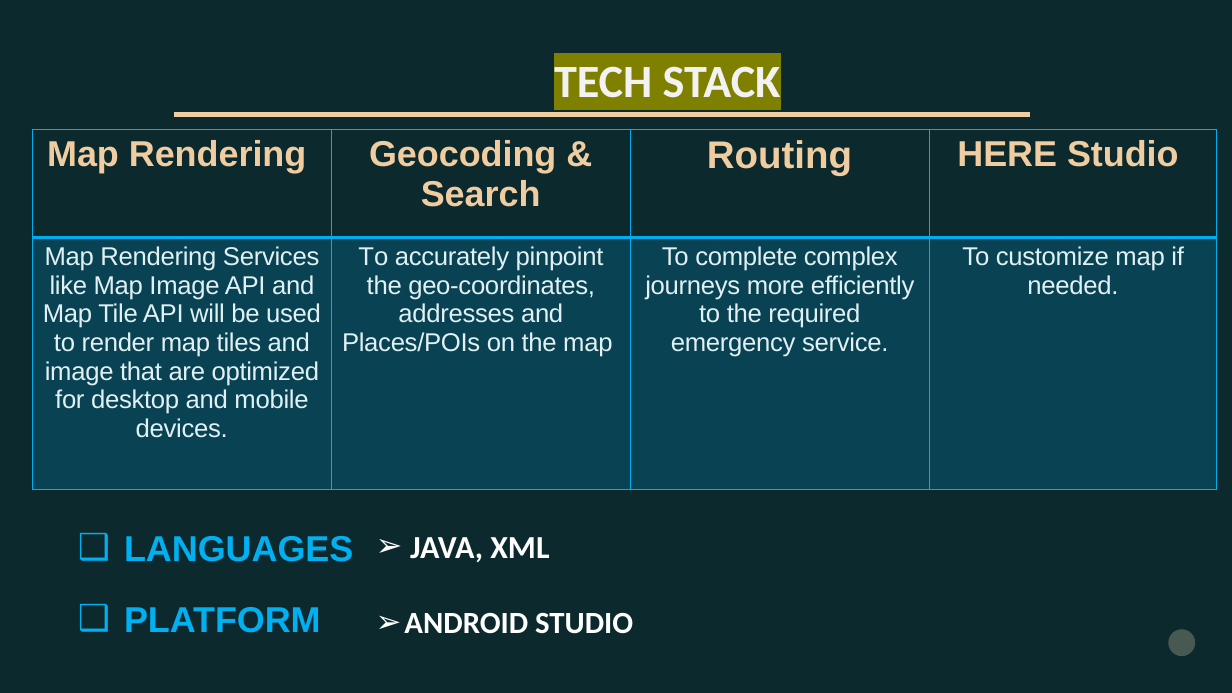
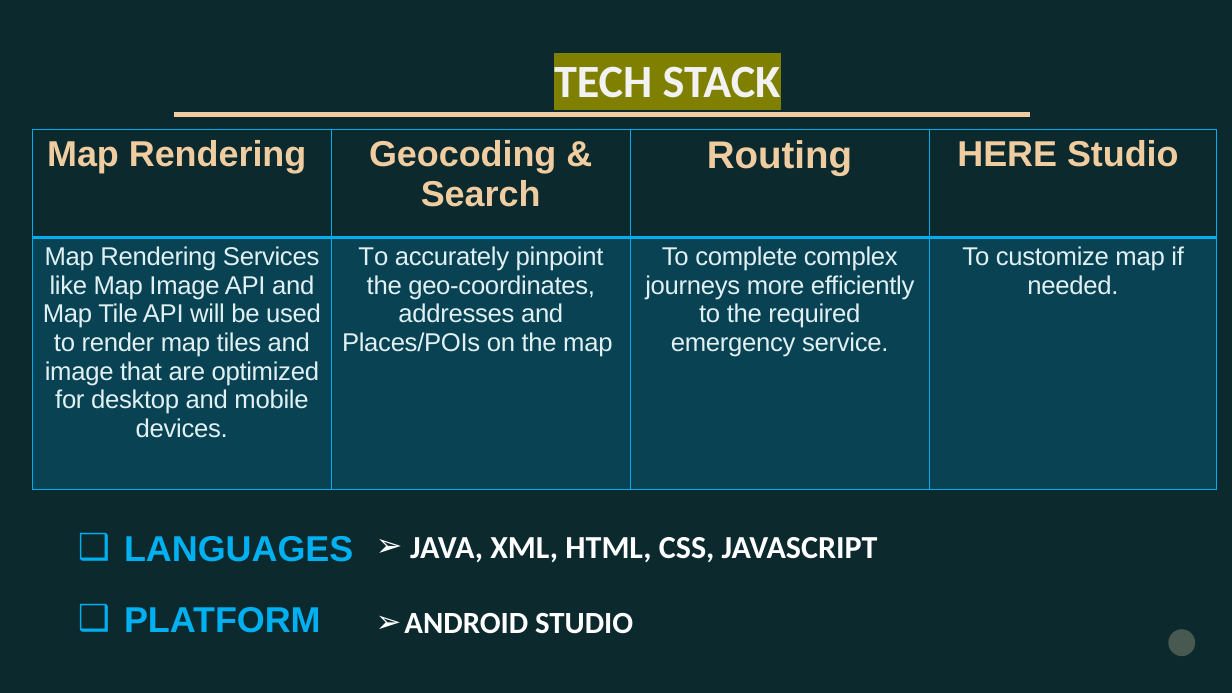
Before and after one commit to Hardik12c/herehack_S3_Gigachads, a slide deck: slide 3 of herehack_S3_Gigachads.pptx. Drawn at 1232x693 pixels with LibreOffice and Linux fonts; fonts in the diff are those of the drawing; background and template pictures are left out; a plain dark background stands for a picture behind light text. Boxes give left, top, right and bottom in pixels: in the first picture for what was removed or moved away, otherwise in the second. Text is boxed around its words. In the diff, an @@ line names an element or a change of style, - is before the commit and + after.

```diff
--- a/herehack_S3_Gigachads.pptx
+++ b/herehack_S3_Gigachads.pptx
@@ text at bbox=[410, 537, 878, 562]: text changed @@
-➢ JAVA, XML
+➢ JAVA, XML, HTML, CSS, JAVASCRIPT
```
